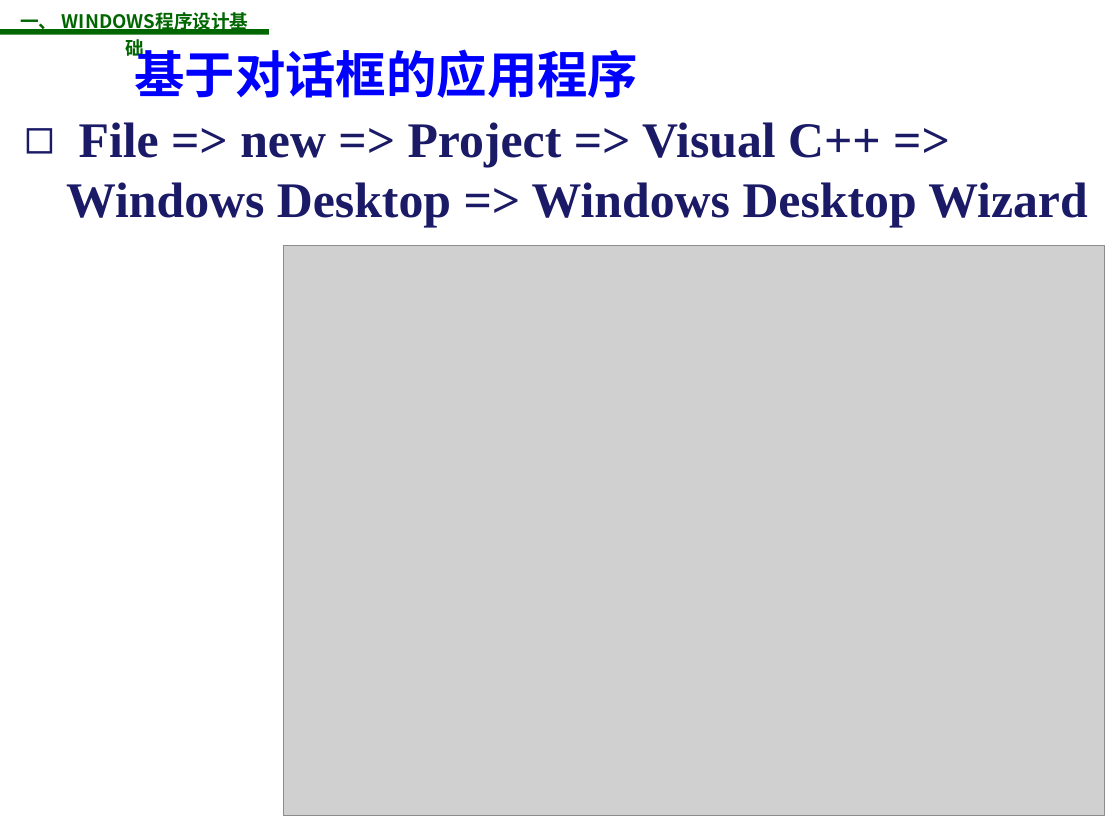
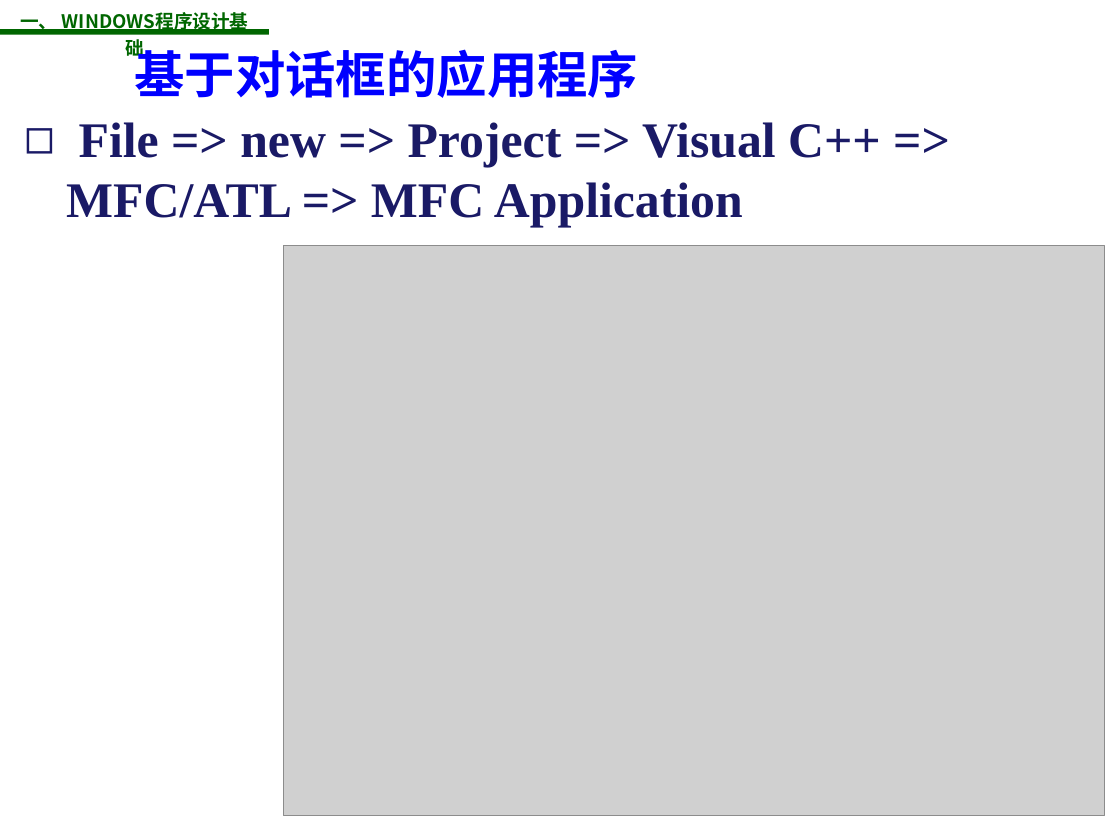
Before and after one commit to jichenghu/ppt_programmingWindows, a slide deck: slide 21 of programmingWindows_1.pptx. Drawn at 1120x840 pixels with LibreOffice and Linux fonts; fonts in the diff are those of the drawing; grey boxes stand for pictures; background and template pictures are left out. Boxes give left, top, right and bottom in pixels: in the first picture for what was removed or moved away, otherwise in the second. Text is boxed around its words. In the diff, an @@ line names an element or a change of style, - is before the commit and + after.

```diff
--- a/programmingWindows_1.pptx
+++ b/programmingWindows_1.pptx
@@ text at box(66, 122, 881, 227): text changed @@
-◻ File => new => Project => Visual C++ => Windows Desktop => Windows Desktop Wizard
+◻ File => new => Project => Visual C++ => MFC/ATL => MFC Application
```
Also in this commit, not shown: 3 other slides changed.
